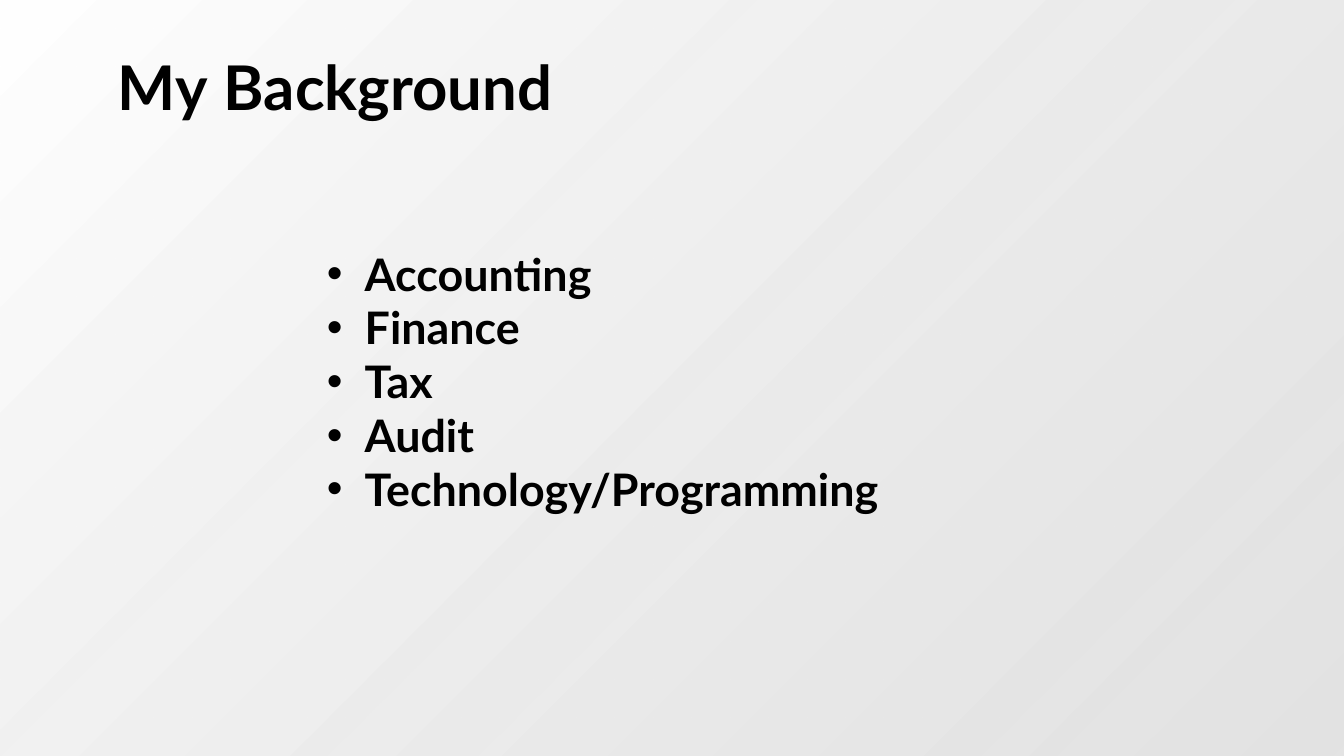
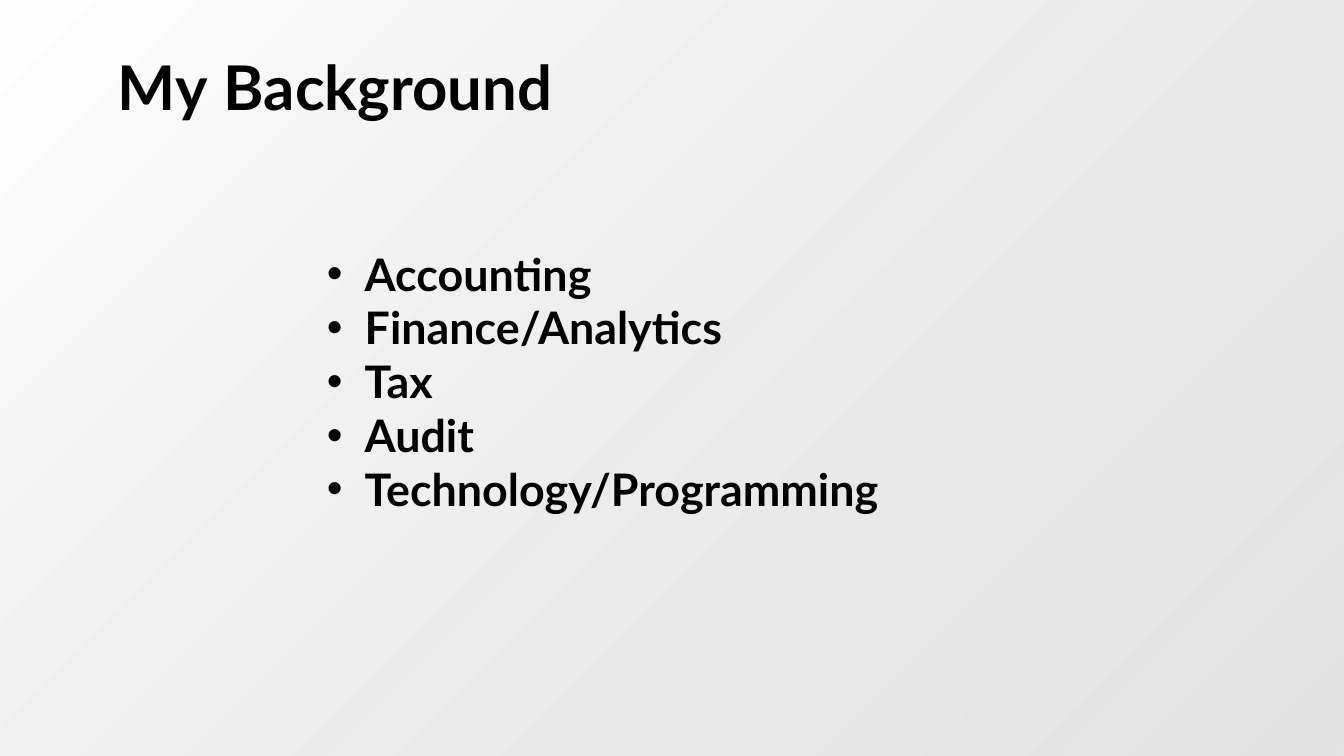
Before and after one commit to vias2019/portfolio, a slide deck: slide 3 of images/AboutMe.pptx. Drawn at 1344x756 pixels with LibreOffice and Linux fonts; fonts in the diff are those of the drawing; background and template pictures are left out. Boxes give left, top, right and bottom in pixels: in the first picture for what was removed or moved away, otherwise in the second. Text is boxed around its words. In the diff, an @@ line names an element or a change of style, - is before the commit and + after.

```diff
--- a/images/AboutMe.pptx
+++ b/images/AboutMe.pptx
@@ text at (x1=365, y1=310, x2=722, y2=352): text changed @@
-• Finance
+• Finance/Analytics
```
Also in this commit, not shown: 6 other slides changed.
